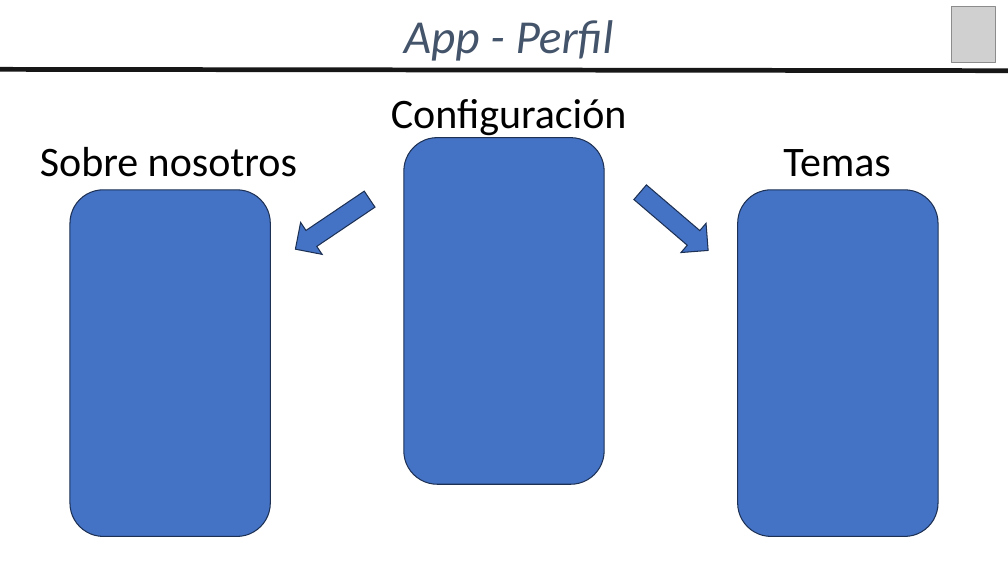
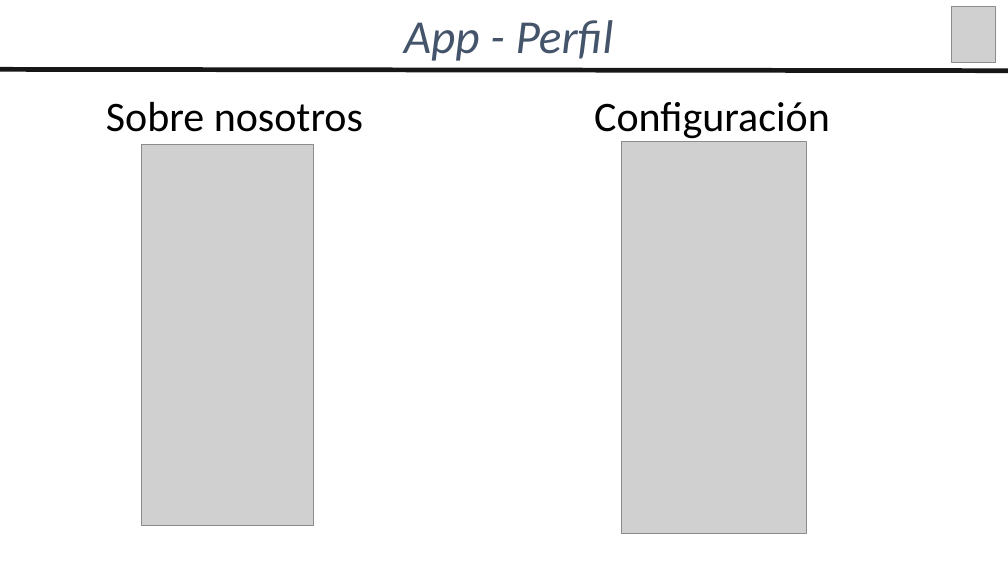
Before and after one commit to agchivite/Wewiza, a slide deck: slide 16 of 02_Documentacion/Presentacion_Wewiza.pptx. Drawn at 1008x567 pixels with LibreOffice and Linux fonts; fonts in the diff are those of the drawing; grey boxes stand for pictures. Boxes give left, top, right and bottom in pixels: in the first picture for what was removed or moved away, otherwise in the second. Text is boxed around its words. In the diff, an @@ line names an element or a change of style, - is before the commit and + after.

```diff
--- a/02_Documentacion/Presentacion_Wewiza.pptx
+++ b/02_Documentacion/Presentacion_Wewiza.pptx
@@ text "Sobre nosotros": place and size @@
-text "Sobre nosotros" at <box>40,147,297,177</box>
+text "Sobre nosotros" at <box>106,102,363,132</box>
@@ text "Configuración": place and size @@
-text "Configuración" at <box>391,99,627,138</box>
+text "Configuración" at <box>594,102,830,139</box>
@@ picture added at <box>142,144,314,526</box> @@
@@ rounded rectangle removed at <box>404,138,604,484</box> @@
@@ picture added at <box>622,141,807,534</box> @@
@@ text removed at <box>783,149,891,177</box> @@
-Temas
@@ right arrow removed at <box>628,178,721,265</box> @@
@@ rounded rectangle removed at <box>70,190,271,536</box> @@
@@ right arrow removed at <box>285,183,380,265</box> @@
@@ rounded rectangle removed at <box>738,190,938,536</box> @@
```
Also in this commit, not shown: 4 other slides changed.
